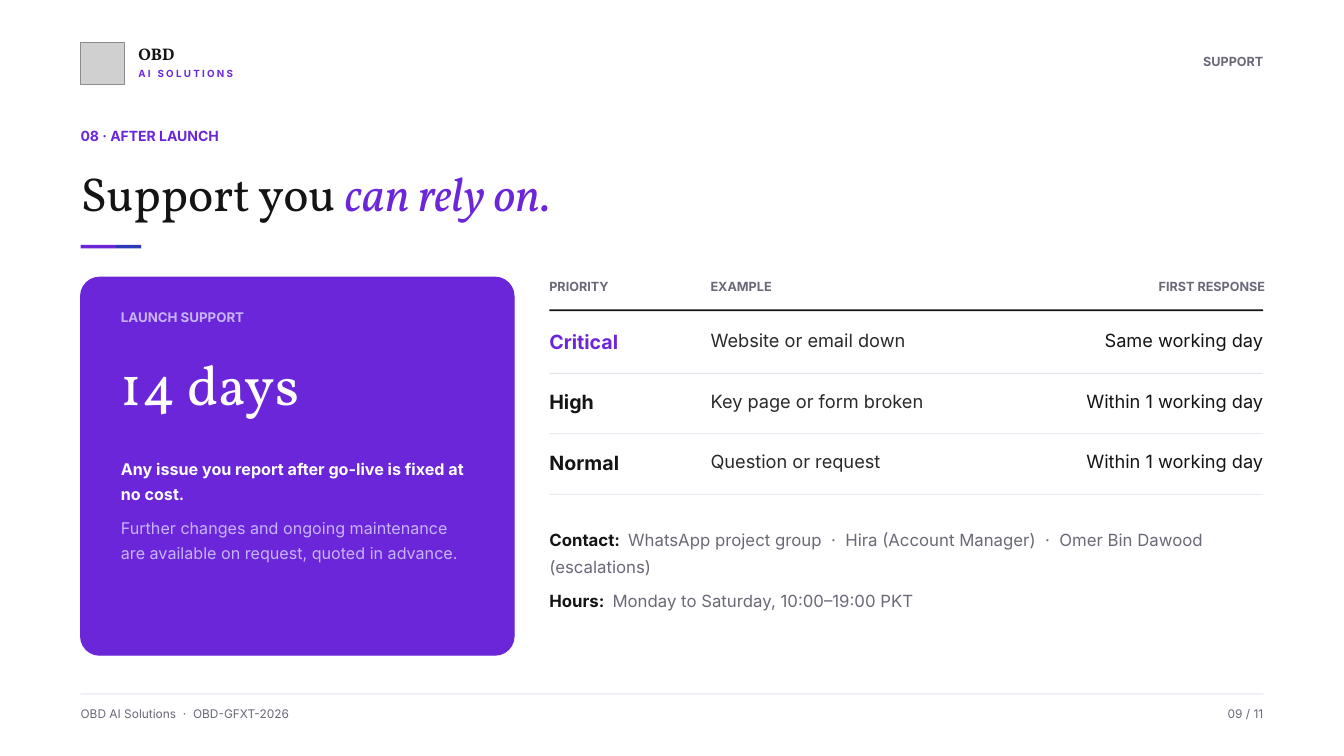
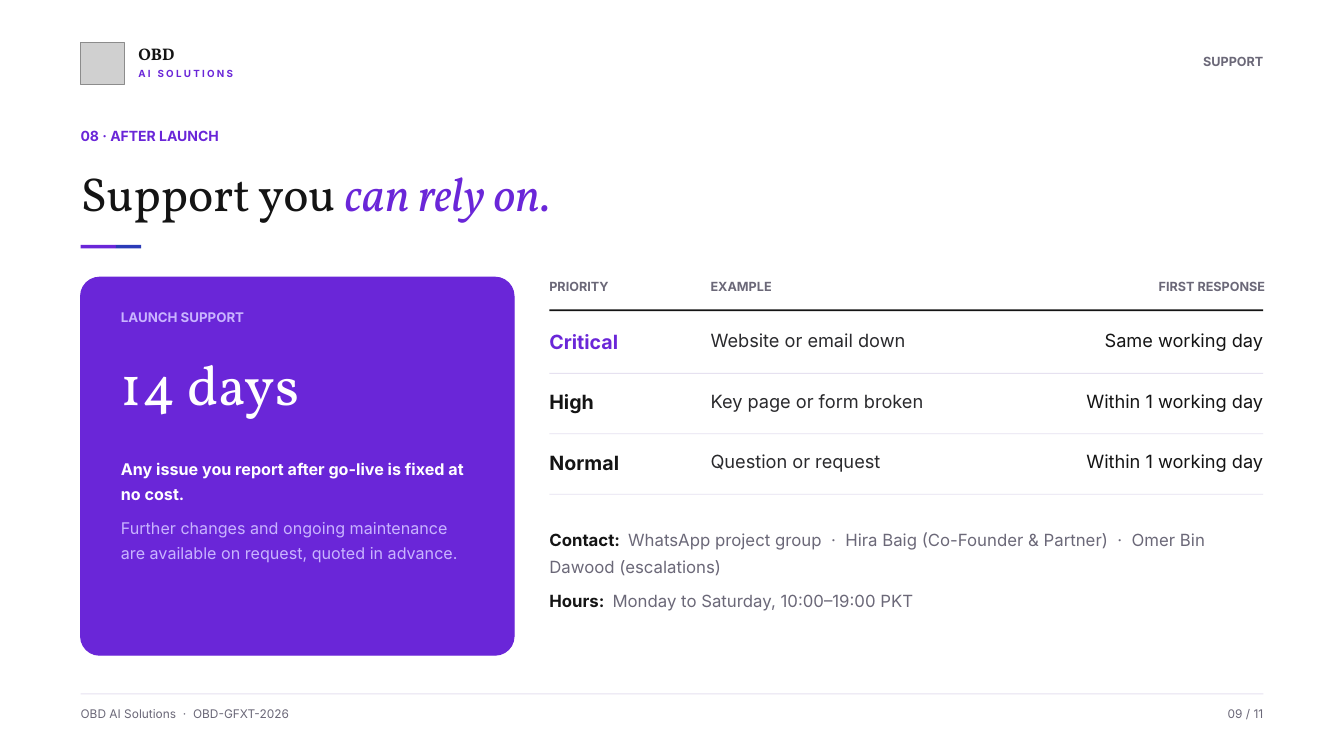
Before and after one commit to dev-qaamqaaj/website-docs, a slide deck: slide 9 of GFX-T Onboarding Kit/PPT/00 - Kickoff Deck.pptx. Drawn at 1344x756 pixels with LibreOffice and Linux fonts; fonts in the diff are those of the drawing; grey boxes stand for pictures. Boxes give left, top, right and bottom in pixels: in the first picture for what was removed or moved away, otherwise in the second. Text is boxed around its words. In the diff, an @@ line names an element or a change of style, - is before the commit and + after.

```diff
--- a/GFX-T Onboarding Kit/PPT/00 - Kickoff Deck.pptx
+++ b/GFX-T Onboarding Kit/PPT/00 - Kickoff Deck.pptx
@@ text at box(549, 533, 1205, 576): text changed @@
-Contact: WhatsApp project group · Hira (Account Manager) · Omer Bin Dawood (escalations)
+Contact: WhatsApp project group · Hira Baig (Co-Founder & Partner) · Omer Bin Dawood (escalations)
```
Also in this commit, not shown: 3 other slides changed, 19 other files.
